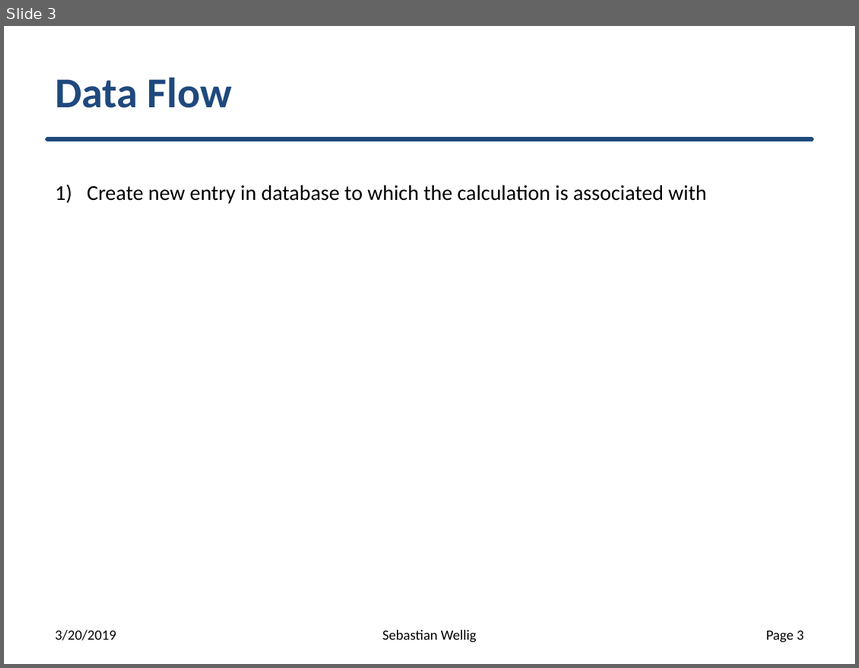
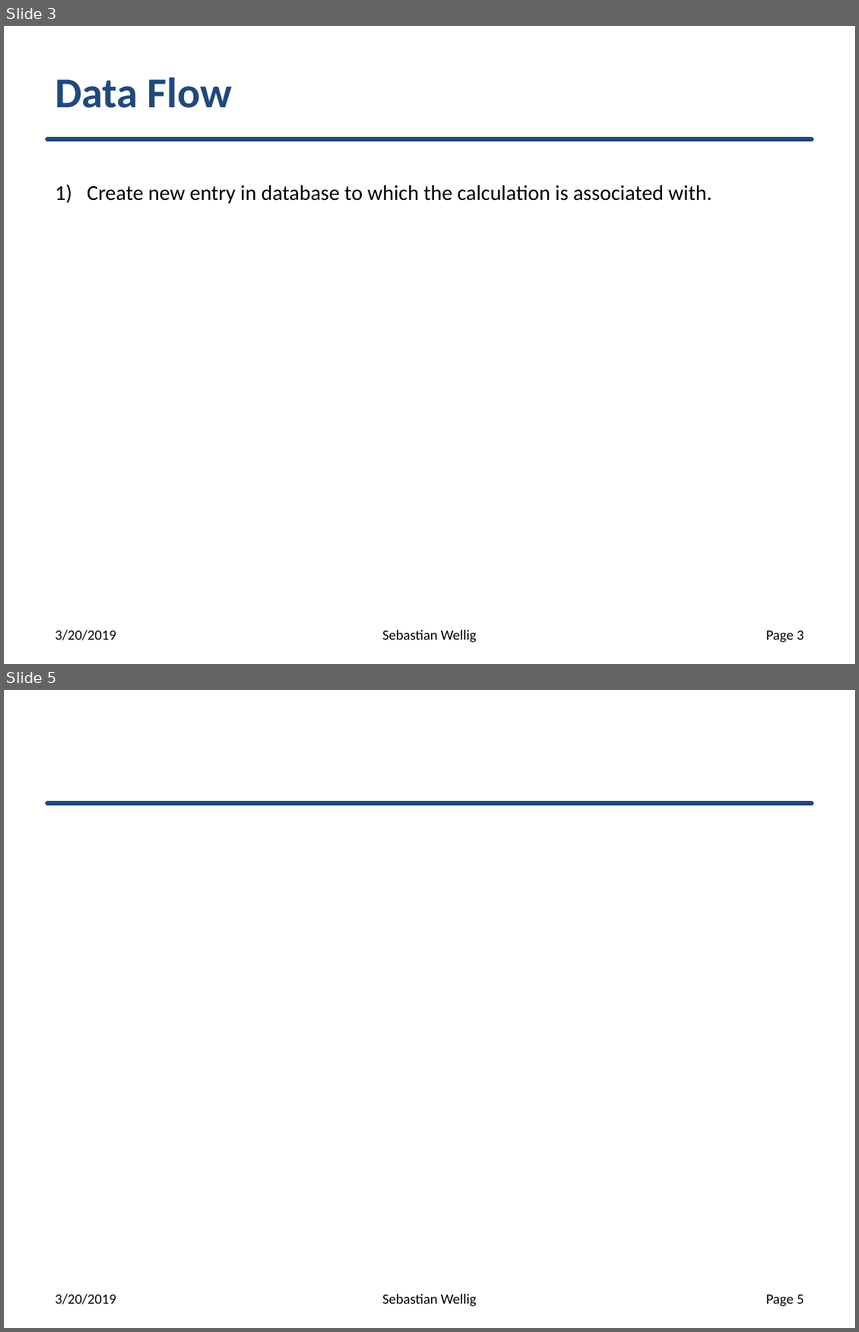
Before and after one commit to SebastianWellig/gic, a slide deck: doc/plans/diagrams.pptx. Shown one above the other, each under a label of ours: slide 3 before the commit, slides 3 and 5 after it; the slides between them are not shown. The pictures are 859x668 and 859x1332 pixels, drawn with LibreOffice and Linux fonts; fonts in the diff are those of the drawing. Boxes give left, top, right and bottom in pixels: in the first picture for what was removed or moved away, otherwise in the second. Text is boxed around its words. In the diff, an @@ line names an element or a change of style, - is before the commit and + after.

```diff
--- a/doc/plans/diagrams.pptx
+++ b/doc/plans/diagrams.pptx
@@ slide 5 added at bbox=[4, 690, 855, 1328], background #FFFFFF; not listed: 1 template element that a slide beside it also shows @@
@@ text added at bbox=[55, 1294, 116, 1305], 12 pt, text #000000 @@
+3/20/2019
@@ text added at bbox=[382, 1294, 477, 1306], 12 pt, text #000000 @@
+Sebastian Wellig
@@ page number added at bbox=[766, 1295, 804, 1307], 12 pt, text #000000 @@
+Page 5
@@ slide 3 changed as well @@
@@ text at bbox=[87, 185, 712, 204]: text changed @@
-1) Create new entry in database to which the calculation is associated with
+1) Create new entry in database to which the calculation is associated with.
```
Also in this commit, not shown: 3 other slides changed, 1 other file.
